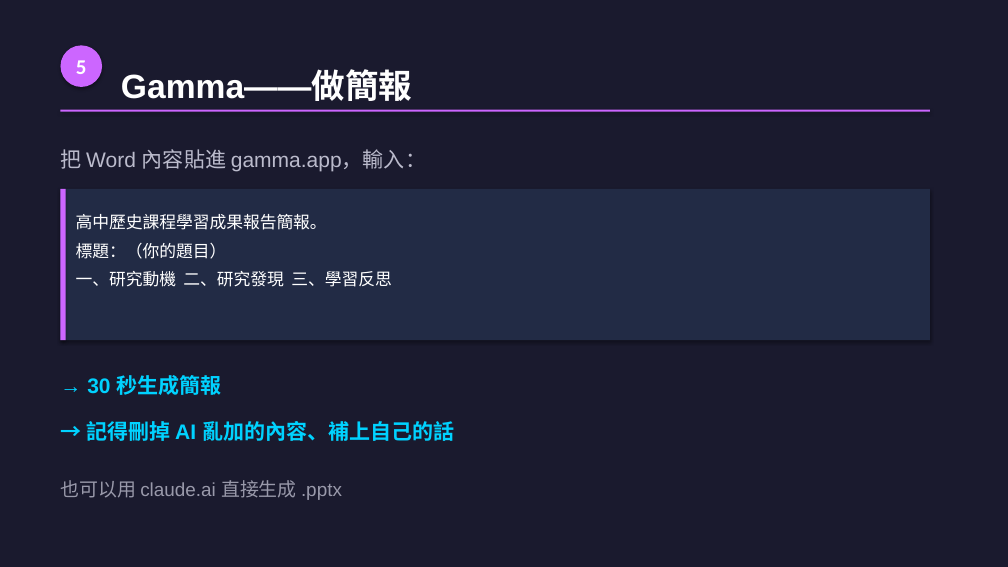
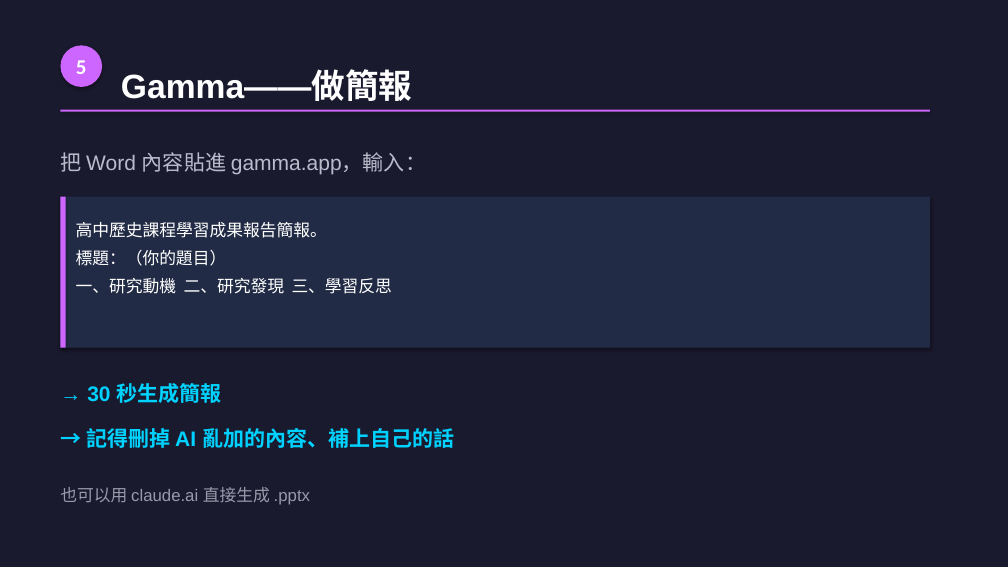
Before and after one commit to letranger/2026-04-30-AI-work, a slide deck: slide 19 of 和AI作朋友-工作坊簡報.pptx (slide 15 before the commit). Drawn at 1008x567 pixels with LibreOffice and Linux fonts; fonts in the diff are those of the drawing. Boxes give left, top, right and bottom in pixels: in the first picture for what was removed or moved away, otherwise in the second. Text is boxed around its words. In the diff, an @@ line names an element or a change of style, - is before the commit and + after.

```diff
--- a/和AI作朋友-工作坊簡報.pptx
+++ b/和AI作朋友-工作坊簡報.pptx
@@ text "把 Word 內容貼進 gamma.app，輸入：": place and size @@
-text "把 Word 內容貼進 gamma.app，輸入：" at [60, 149, 426, 171]
+text "把 Word 內容貼進 gamma.app，輸入：" at [60, 152, 426, 175]
@@ 3 texts, 2 rectangles: place and size @@
-3 texts, 2 rectangles at [60, 189, 930, 441]
+3 texts, 2 rectangles at [60, 197, 930, 448]
@@ text "也可以用 claude.ai 直接生成 .pptx": place and size @@
-text "也可以用 claude.ai 直接生成 .pptx" at [60, 480, 342, 500]
+text "也可以用 claude.ai 直接生成 .pptx" at [60, 487, 310, 505]
@@ text "也可以用 claude.ai 直接生成 .pptx" at [60, 487, 310, 505]: size 18 to 16 pt @@
```
Also in this commit, not shown: 16 other slides changed, 12 slides added, 2 slides removed, 1 other file.
